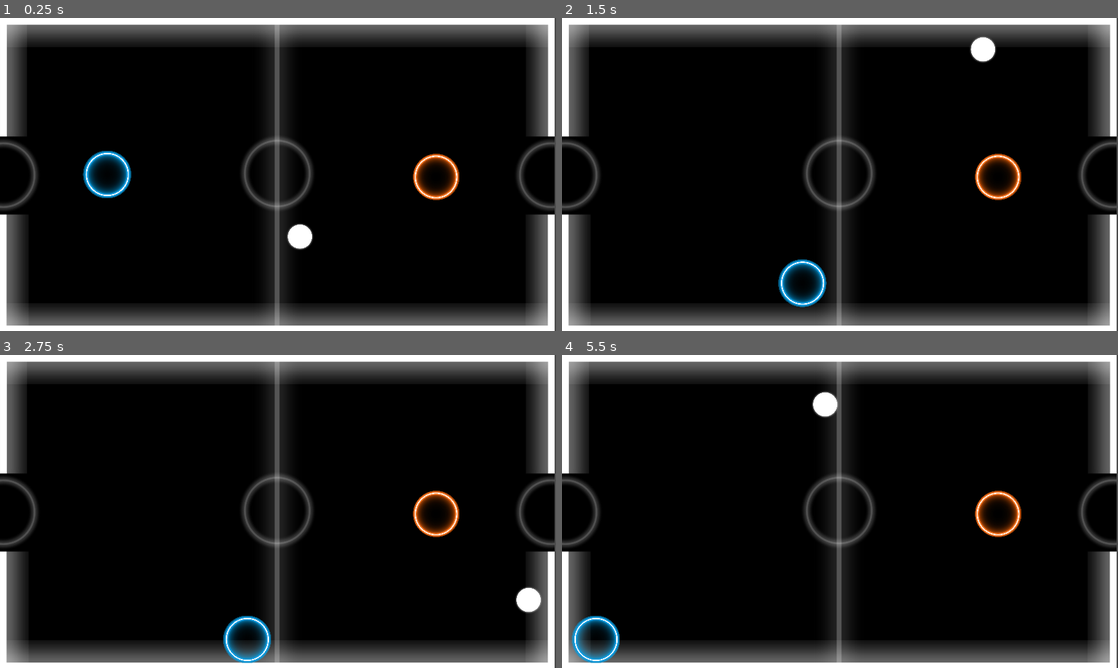
Above: before the commit, frames 1-4 (two rows, left to right).
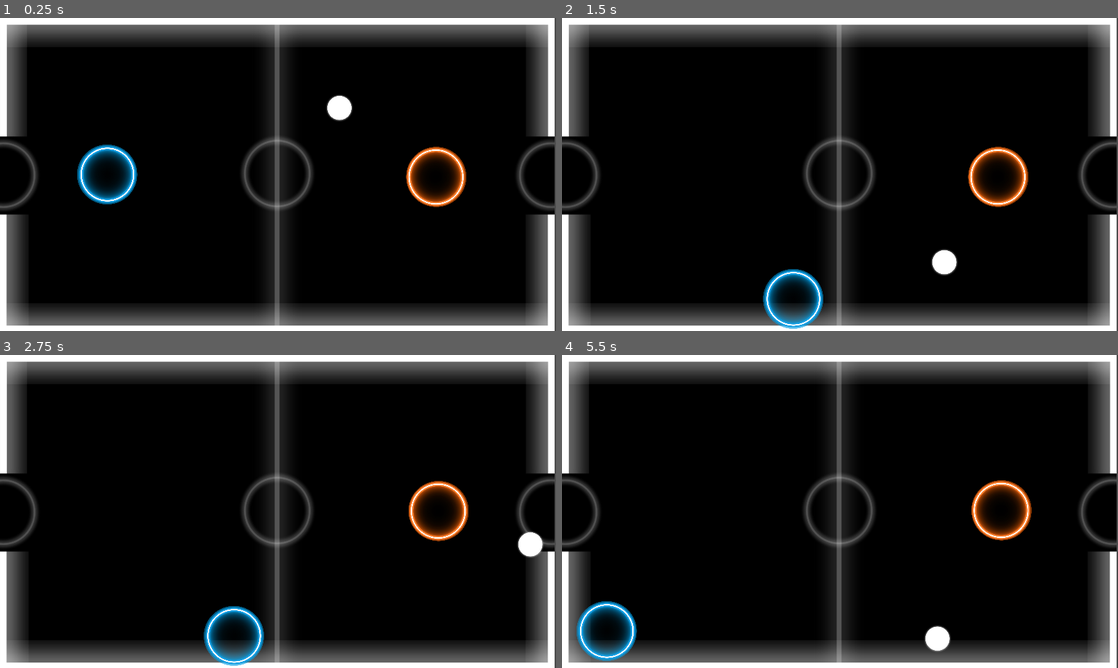
Above: after the commit, the same moments.

Repository: zohaib642/Hockey-Lite
Game: Godot game, scene res://scenes/map.tscn
Same seed, same stepped clock (60 frames per second), same inputs: the game is played once before the commit and once after it.
Inputs:
- Up to frame 1 (0.25 s): no input
- Up to frame 2 (1.5 s): hold D (pk1right) 0.53-1.28 s; hold S (pk1down) from 1.28 s (still down)
- Up to frame 3 (2.75 s): release S (pk1down) at 2.03 s; hold D (pk1right) from 2.03 s (still down)
- Up to frame 4 (5.5 s): release D (pk1right) at 2.78 s; hold W (pk1up) 2.78-3.53 s; hold A (pk1left) 3.53-5.03 s; hold S (pk1down) from 5.03 s (still down)

The runs differ from the first frame. In frame 1, 3.1% of the frame differs, in the area x 13-84%, y 24-74%; in frame 2, 3.6%, in the area x 36-84%, y 5-100%; in frame 3, 3.4%; in frame 4, 3.4%.

Commit message:
added goal reset

Diff:
--- a/scenes/character_body_2d.gd
+++ b/scenes/character_body_2d.gd
@@ -4,10 +4,10 @@
 var motion = Vector2.ZERO
 
 func get_input():
-	if !(position.x < 700):
+	if !(position.x < 680):
 		speed = 0
 		position.x = position.x - 3
-	elif (position.x < 270 && (position.y > 870 && position.y < 990)):
+	elif (position.x < 290 && (position.y > 870 && position.y < 990)):
 		speed = 0
 		position.x = position.x + 3
 	else:
--- a/scenes/map.tscn
+++ b/scenes/map.tscn
@@ -27,10 +27,10 @@
 size = Vector2(1149, 25)
 
 [sub_resource type="CircleShape2D" id="CircleShape2D_7yh1j"]
-radius = 47.0956
+radius = 56.4358
 
 [sub_resource type="CircleShape2D" id="CircleShape2D_yn8lj"]
-radius = 47.0425
+radius = 59.2115
 
 [sub_resource type="PhysicsMaterial" id="PhysicsMaterial_wgw3v"]
 
@@ -76,11 +76,11 @@
 
 [node name="leftPdl" type="Sprite2D" parent="blue"]
 position = Vector2(-200, -612)
-scale = Vector2(0.2, 0.2)
+scale = Vector2(0.25, 0.25)
 texture = ExtResource("1_ag4oi")
 
 [node name="CollisionShape2D" type="CollisionShape2D" parent="blue"]
-position = Vector2(-199, -611)
+position = Vector2(-200, -613)
 shape = SubResource("CircleShape2D_7yh1j")
 
 [node name="orange" type="CharacterBody2D" parent="." groups=["paddles"]]
@@ -88,24 +88,24 @@
 
 [node name="rightPdl" type="Sprite2D" parent="orange"]
 position = Vector2(904, 329)
-scale = Vector2(0.17, 0.17)
+scale = Vector2(0.22, 0.22)
 texture = ExtResource("3_7qc5p")
 
 [node name="CollisionShape2D" type="CollisionShape2D" parent="orange"]
-position = Vector2(904, 329)
+position = Vector2(904, 330)
 shape = SubResource("CircleShape2D_yn8lj")
 
-[node name="RigidBody2D" type="RigidBody2D" parent="."]
+[node name="puck" type="RigidBody2D" parent="."]
 mass = 0.01
 physics_material_override = SubResource("PhysicsMaterial_wgw3v")
 gravity_scale = 0.0
 script = ExtResource("6_nodfb")
 
-[node name="puckk" type="Sprite2D" parent="RigidBody2D"]
+[node name="puckk" type="Sprite2D" parent="puck"]
 position = Vector2(575, 321)
 scale = Vector2(0.25, 0.25)
 texture = ExtResource("6_jtaqd")
 
-[node name="CollisionShape2D" type="CollisionShape2D" parent="RigidBody2D"]
+[node name="CollisionShape2D" type="CollisionShape2D" parent="puck"]
 position = Vector2(575, 322)
 shape = SubResource("CircleShape2D_jrel2")
--- a/scenes/orange.gd
+++ b/scenes/orange.gd
@@ -4,10 +4,10 @@
 var motion = Vector2.ZERO
 
 func get_input():
-	if !(position.x > -260):
+	if !(position.x > -240):
 		speed = 0
 		position.x = position.x + 3
-	elif (position.x > 175 && (position.y > -60 && position.y < 60)):
+	elif (position.x > 155 && (position.y > -60 && position.y < 60)):
 		speed = 0
 		position.x = position.x - 3
 	else:
--- a/scenes/rigid_body_2d.gd
+++ b/scenes/rigid_body_2d.gd
@@ -1,12 +1,10 @@
 extends RigidBody2D
 
-@export var speed = 600.0
+@export var speed = 800.0
 
-# Create a physics material with no friction
 var physics_material = PhysicsMaterial.new()
 
 func _ready():
-	# Essential physics setup
 	gravity_scale = 0.0
 	linear_damp = 0
 	angular_damp = 1
@@ -14,37 +12,35 @@
 	physics_material.bounce = 1.0
 	physics_material_override = physics_material
 
-	# Start the puck moving
 	start_puck()
 
 func start_puck():
-	# Random starting direction
 	var angle = randf_range(0, 2 * PI)
 	linear_velocity = Vector2(cos(angle), sin(angle)) * speed
 
 func _integrate_forces(state):
-	# This is called during physics processing
 
-	# Force constant speed
 	if linear_velocity != Vector2.ZERO:
 		linear_velocity = linear_velocity.normalized() * speed
 
-	# Get collision count
 	for i in state.get_contact_count():
 		var collider = state.get_contact_collider_object(i)
 		var normal = state.get_contact_local_normal(i)
 
 		if collider.is_in_group("paddles"):
-			# Paddle hit - reflect based on normal and add paddle velocity
 			var reflection = linear_velocity.reflect(normal)
 			var paddle_influence = collider.velocity.normalized() * (speed * 0.5)
 			linear_velocity = (reflection + paddle_influence).normalized() * speed
 
 		elif collider.get_parent().name == "Border":
-			# Wall hit - simple angle reflection
 			linear_velocity = linear_velocity.reflect(normal)
 
+	if (position.x > 500 && (position.y > -60 && position.y < 60)):
+		reset_puck()
+	if (position.x < -500 && (position.y > -60 && position.y < 60)):
+		reset_puck()
+
 func reset_puck():
-	# Reset position and start moving
-	position = get_viewport_rect().size / 2
+	position.x = 0
+	position.y = 0
 	start_puck()
